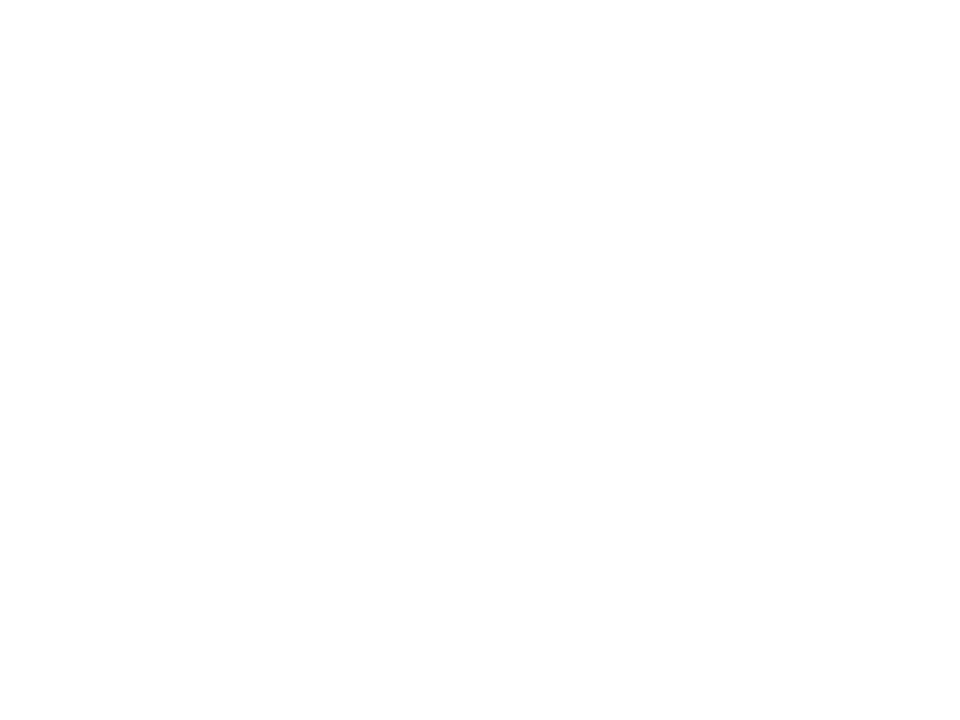
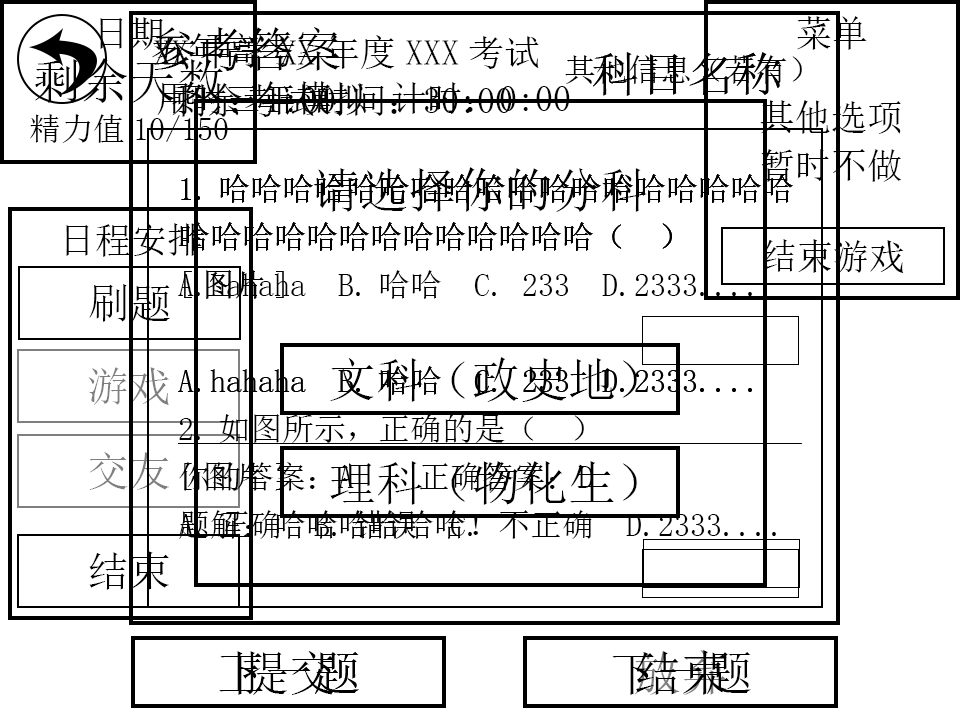
Comparing the layer stacks of the two (960, 720) images. Changes:
showed group "分科选择界面" (8 layers) over (194, 99, 767, 587)
renamed "想个有点意思的提示语" to "请选择你的分科", painted on it over (242, 167, 718, 212)
showed group "主界面" (30 layers) over (0, 0, 960, 620)
showed group "考试试卷框" (15 layers) over (129, 11, 840, 708)
showed group "题解显示框" (17 layers) over (17, 11, 840, 708)
painted on "形状 2" over (45, 30, 62, 95)
showed group "题目显示框" (16 layers) over (129, 11, 840, 708)
